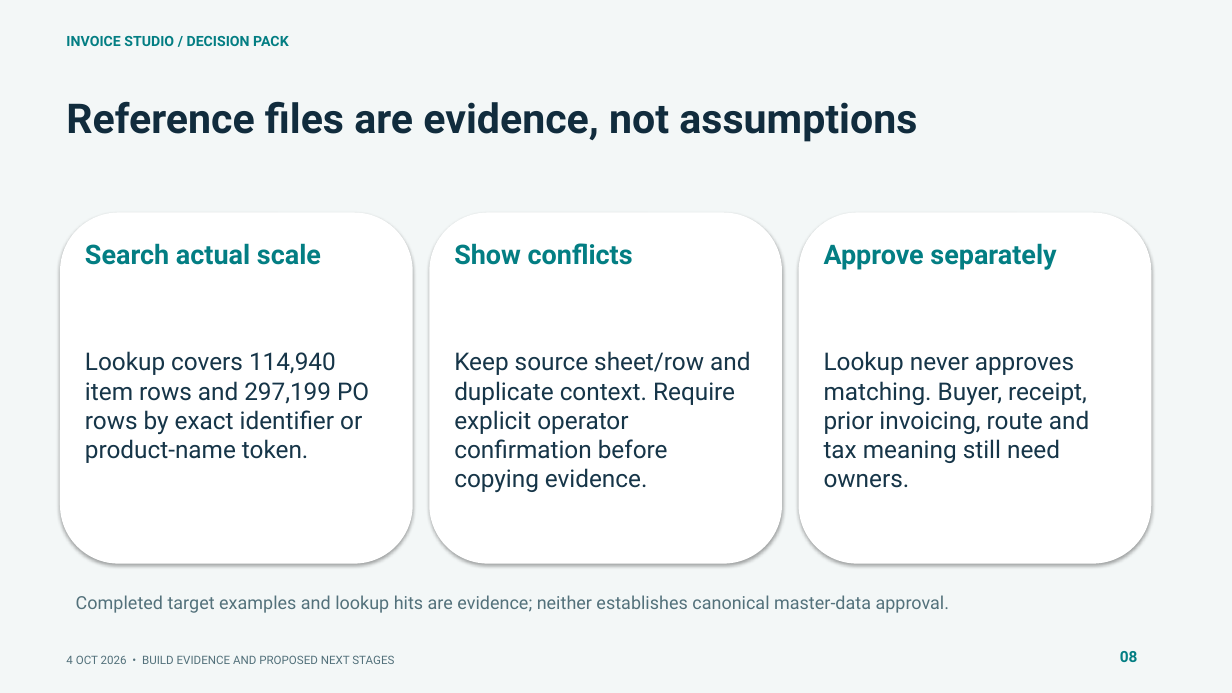
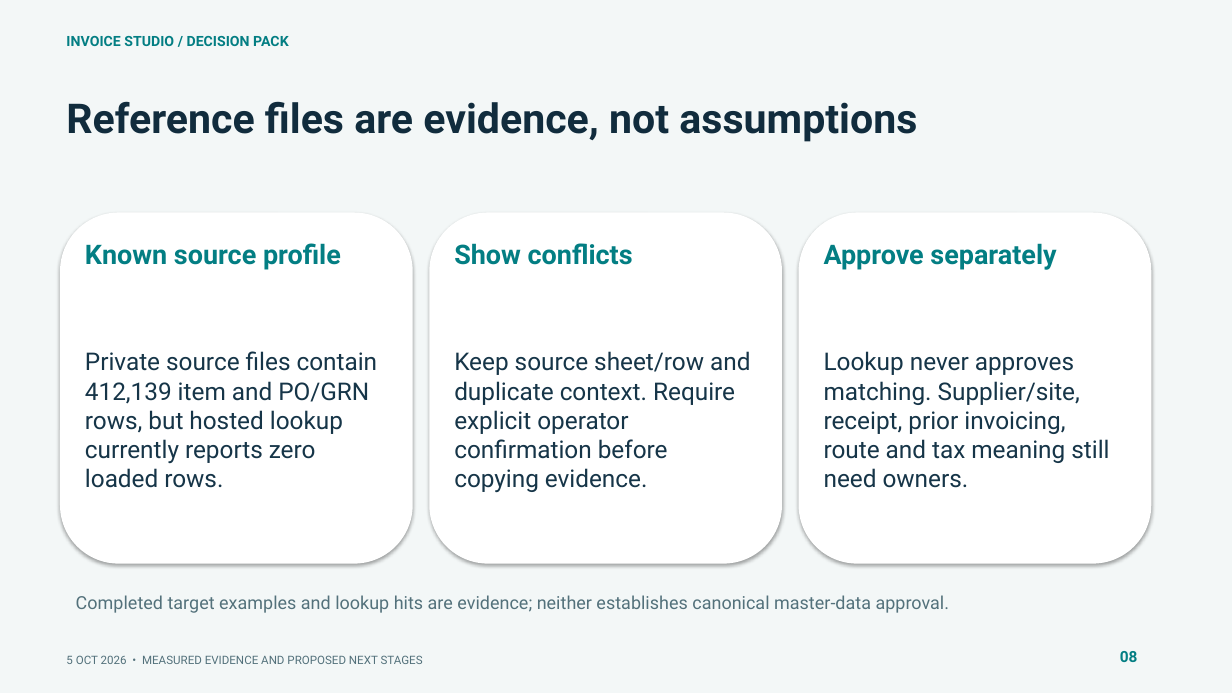
Before and after one commit to muttonkodibiriyani/Inv_studio, a slide deck: slide 8 of docs/delivery/Invoice_Studio_SLT.pptx. Drawn at 1232x693 pixels with LibreOffice and Linux fonts; fonts in the diff are those of the drawing. Boxes give left, top, right and bottom in pixels: in the first picture for what was removed or moved away, otherwise in the second. Text is boxed around its words. In the diff, an @@ line names an element or a change of style, - is before the commit and + after.

```diff
--- a/docs/delivery/Invoice_Studio_SLT.pptx
+++ b/docs/delivery/Invoice_Studio_SLT.pptx
@@ text at (x1=85, y1=243, x2=341, y2=270): text changed @@
-Search actual scale
+Known source profile
@@ text at (x1=85, y1=351, x2=378, y2=488): text changed @@
-Lookup covers 114,940 item rows and 297,199 PO rows by exact identifier or product-name token.
+Private source files contain 412,139 item and PO/GRN rows, but hosted lookup currently reports zero loaded rows.
@@ text at (x1=824, y1=351, x2=1109, y2=488): text changed @@
-Lookup never approves matching. Buyer, receipt, prior invoicing, route and tax meaning still need owners.
+Lookup never approves matching. Supplier/site, receipt, prior invoicing, route and tax meaning still need owners.
@@ text at (x1=66, y1=655, x2=423, y2=664): text changed @@
-4 OCT 2026 • BUILD EVIDENCE AND PROPOSED NEXT STAGES
+5 OCT 2026 • MEASURED EVIDENCE AND PROPOSED NEXT STAGES
```
Also in this commit, not shown: 13 other slides changed, 3 slides added, 42 other files.
